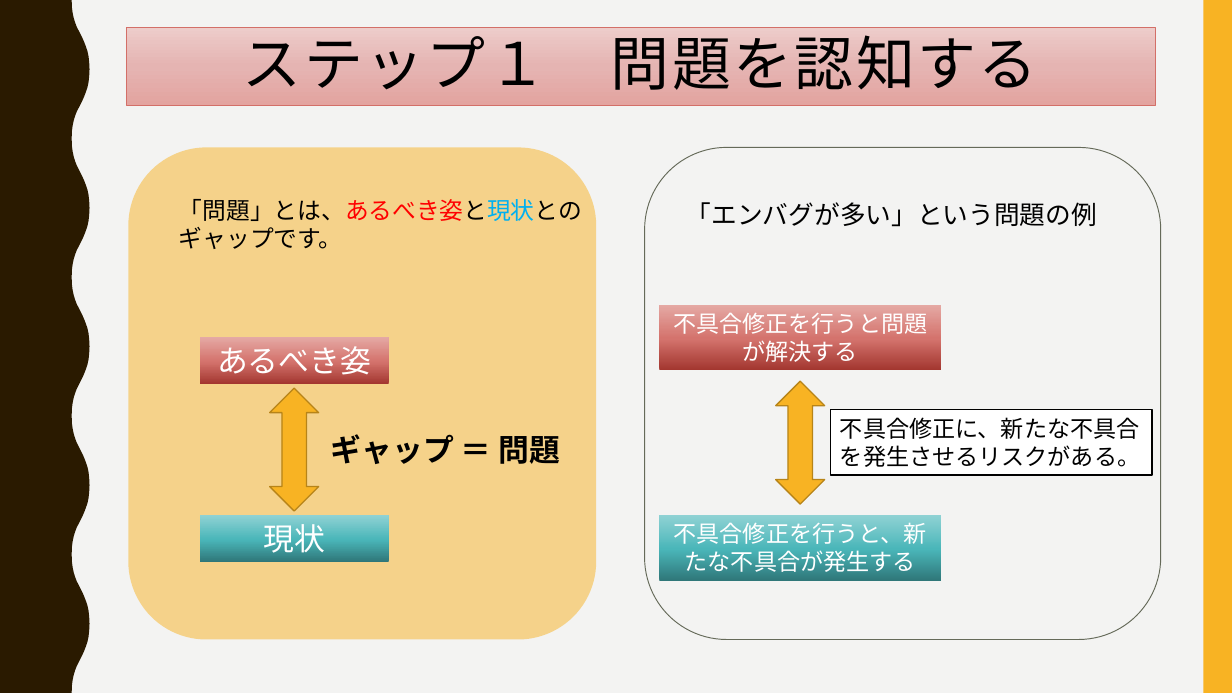
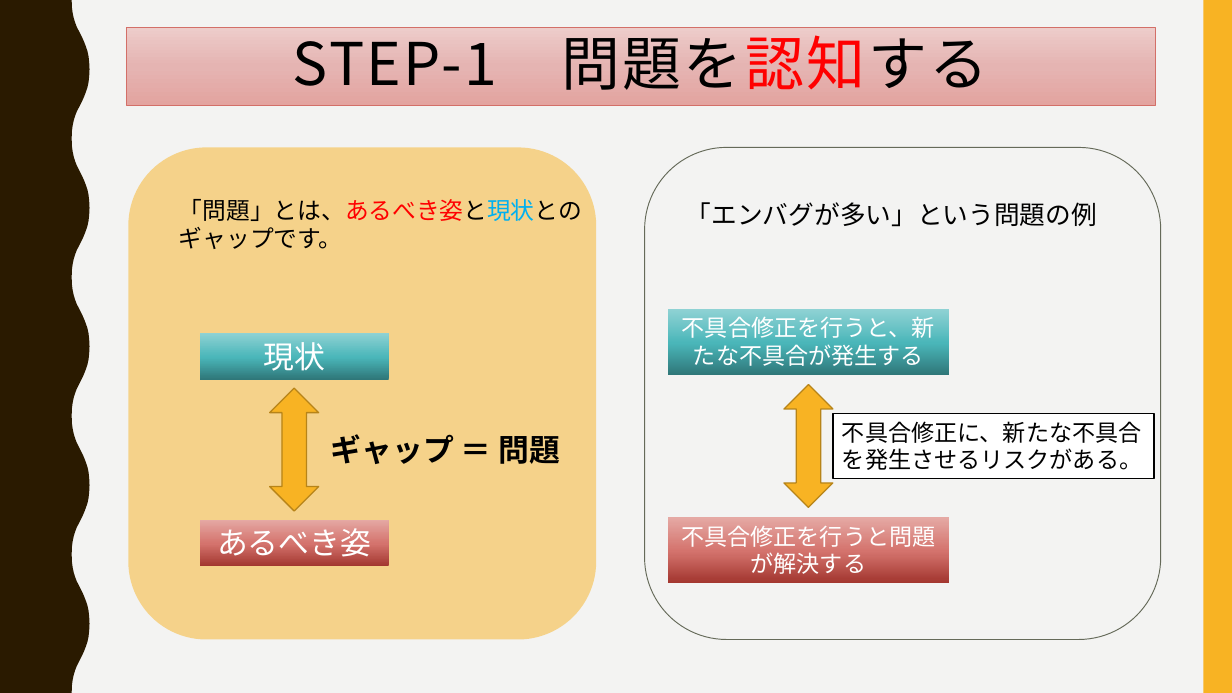
Before and after one commit to ssa-study/documents, a slide deck: slide 4 of ProblemSolvingForEngineer.pptx. Drawn at 1232x693 pixels with LibreOffice and Linux fonts; fonts in the diff are those of the drawing. Boxes give left, top, right and bottom in pixels: in the first picture for what was removed or moved away, otherwise in the second. Text is boxed around its words. In the diff, an @@ line names an element or a change of style, - is before the commit and + after.

```diff
--- a/ProblemSolvingForEngineer.pptx
+++ b/ProblemSolvingForEngineer.pptx
@@ title at [293, 25, 988, 90]: text changed @@
-ステップ１ 問題を認知する
+STEP-1 問題を認知する
@@ rectangle "不具合修正を行うと、新たな不具合が発生する": place and size @@
-rectangle "不具合修正を行うと、新たな不具合が発生する" at [660, 516, 942, 581]
+rectangle "不具合修正を行うと、新たな不具合が発生する" at [668, 310, 950, 375]
@@ rectangle "現状": place and size @@
-rectangle "現状" at [200, 516, 388, 562]
+rectangle "現状" at [200, 333, 388, 379]
@@ up down arrow: place and size @@
-up down arrow at [776, 382, 825, 505]
+up down arrow at [784, 384, 833, 507]
@@ rectangle "不具合修正に、新たな不具合を発生させるリスクがある。": place and size @@
-rectangle "不具合修正に、新たな不具合を発生させるリスクがある。" at [831, 409, 1153, 475]
+rectangle "不具合修正に、新たな不具合を発生させるリスクがある。" at [833, 413, 1154, 479]
@@ rectangle "あるべき姿": place and size @@
-rectangle "あるべき姿" at [200, 337, 388, 384]
+rectangle "あるべき姿" at [200, 519, 388, 566]
@@ rectangle "不具合修正を行うと問題が解決する": place and size @@
-rectangle "不具合修正を行うと問題が解決する" at [660, 305, 942, 371]
+rectangle "不具合修正を行うと問題が解決する" at [668, 518, 950, 583]
```
Also in this commit, not shown: 8 other slides changed, 1 other file.
